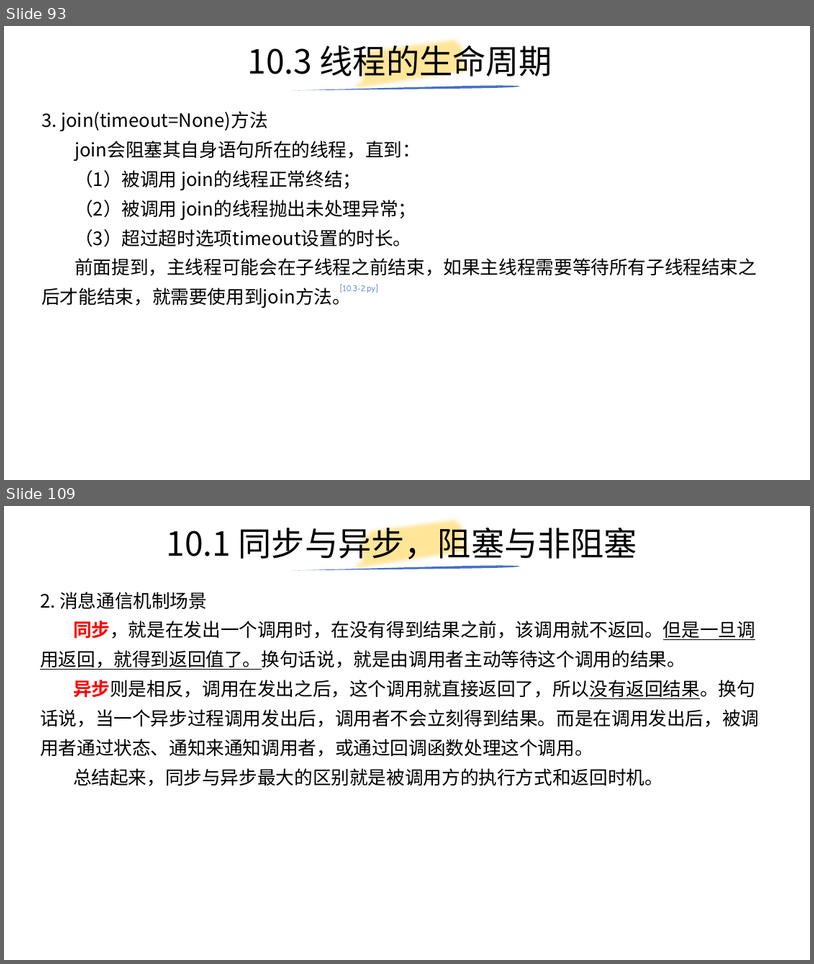
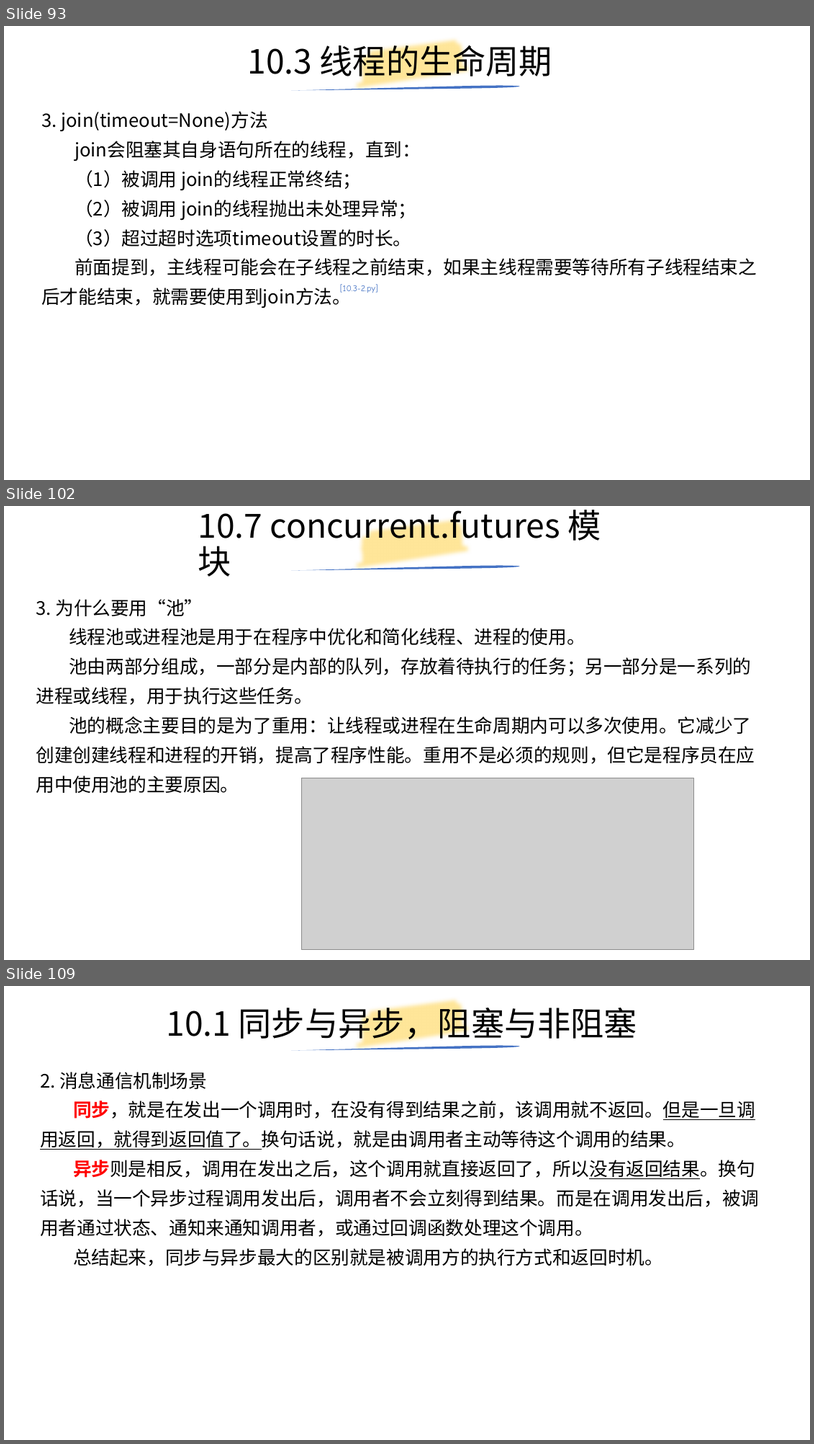
Before and after one commit to yiwenliu/CorePython, a slide deck: PPT/CorePython.pptx. Shown one above the other, each under a label of ours: slides 93 and 109 before the commit, slides 93, 102 and 109 after it; the slides between them are not shown. The pictures are 814x964 and 814x1444 pixels, drawn with LibreOffice and Linux fonts; fonts in the diff are those of the drawing; grey boxes stand for pictures. Boxes give left, top, right and bottom in pixels: in the first picture for what was removed or moved away, otherwise in the second. Text is boxed around its words. In the diff, an @@ line names an element or a change of style, - is before the commit and + after.

```diff
--- a/PPT/CorePython.pptx
+++ b/PPT/CorePython.pptx
@@ slide 102 added at [4, 506, 810, 960], background #FFFFFF @@
@@ title added at [198, 510, 601, 577], 39.6 pt, text #000000 @@
+10.7 concurrent.futures 模块
@@ freeform shape added at [352, 506, 476, 586], outline #FFE699 16 pt @@
@@ freeform shape added at [291, 565, 520, 570], fill #4472C4 @@
@@ text added at [36, 599, 755, 793], 22 pt, text #000000 @@
+3. 为什么要用“池”
+线程池或进程池是用于在程序中优化和简化线程、进程的使用。
+池由两部分组成，一部分是内部的队列，存放着待执行的任务；另一部分是一系列的进程或线程，用于执行这些任务。
+池的概念主要目的是为了重用：让线程或进程在生命周期内可以多次使用。它减少了创建创建线程和进程的开销，提高了程序性能。重用不是必须的规则，但它是程序员在应用中使用池的主要原因。
@@ picture added at [301, 778, 695, 950] @@
```
Also in this commit, not shown: 24 slides changed, 4 other slides added, 5 slides removed, 12 other files.
